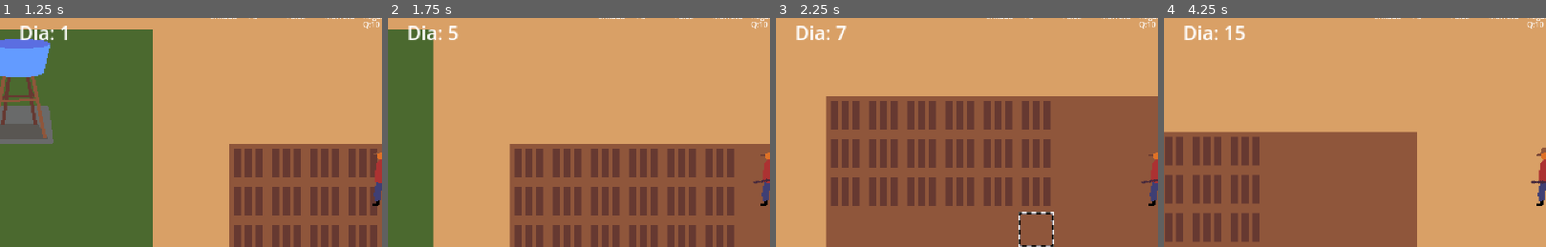
Above: before the commit, frames 1-4 (left to right).
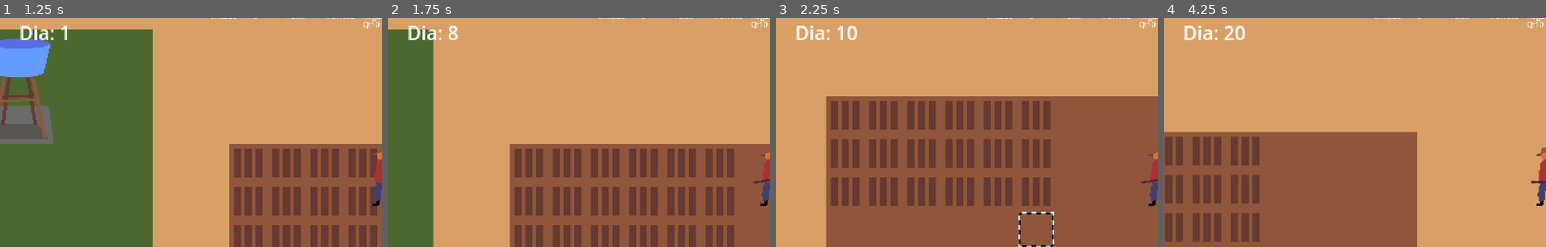
Above: after the commit, the same moments.

Repository: G4lds/HydroLife
Game: Godot game, scene res://raiz.tscn
Two runs of this game, one before a commit and one after it. Both use one fixed random seed, a clock stepped at 60 frames per second and the inputs below.
Inputs (mouse positions are % of the whole screen's width and height, from its top left):
- Up to frame 1 (1.25 s): click "Passar o dia" at 0.5 s
- Up to frame 2 (1.75 s): tap Enter (ui_accept) at 1.25, 1.52 s; move the mouse to (72, 45) at 1.27 s; hold D (Direita) from 1.28 s (still down); tap 0 (Item0) at 1.35 s; tap 1 (Item1) at 1.55 s
- Up to frame 3 (2.25 s): tap Enter (ui_accept) at 1.82 s; move the mouse to (30, 55) at 2.02 s; release D (Direita) at 2.03 s; hold S (Baixo) from 2.03 s (still down); tap 1 (Item1) at 2.1 s
- Up to frame 4 (4.25 s): tap Enter (ui_accept) at 2.27, 2.57, 3.77, 4.07 s; tap 2 (Item2) at 2.3, 2.85 s; move the mouse to (60, 28) at 2.77 s; release S (Baixo) at 2.78 s; hold D (Direita) 2.78-3.53 s; tap 3 (Item3) at 3.05, 3.6 s; move the mouse to (45, 70) at 3.52 s; hold W (Cima) from 3.53 s (still down); tap 4 (Item4) at 3.8 s
The pictures show only the part of the screen within x 0-50%, y 10-60%; the shares and areas given below are measured in that part.

Frame 1 is identical in both runs. In frame 2, less than 0.1% of the frame differs, in the area x 15-19%, y 3-10%; in frame 3, 0.2%, in the area x 15-22%, y 3-10%; in frame 4, 0.2%.

Commit message:
bugfixes

Diff:
--- a/Game/plantas.gd
+++ b/Game/plantas.gd
@@ -3,9 +3,9 @@
 var dead = []
 
 func remove_children(POS):
-	for i in range(0,get_child_count()):
-		if get_child(i).position == POS:
-			remove_child(get_child(i))
+	for Node in get_children():
+		if Node.position == POS:
+			remove_child(Node)
 
 func Morrer():
 	for i in range(0,len(dead)):
--- a/Game/player.gd
+++ b/Game/player.gd
@@ -66,7 +66,7 @@
 		use_tool(Tool)
 		print(Inventario)
 
-	if Input.is_action_just_pressed("ui_accept"):
+	if Input.is_action_pressed("ui_accept"):
 		RAIZ.Turno()
 
 
@@ -91,9 +91,12 @@
 		1:
 			RAIZ.change_tile(TOOL,RAIZ.get_tile($Mouse.global_position))
 		3:
+			var tipo = RAIZ.get_tile($Mouse.global_position).Baixo
 			if RAIZ.change_tile(TOOL,RAIZ.get_tile($Mouse.global_position)):
-				#Inventario[Sementes][Quantidade][RAIZ.get_tile($Mouse.global_position).Baixo.x] += 1
-				print(RAIZ.get_tile($Mouse.global_position).Baixo.x)
+				if tipo.y == 10:
+					Inventario[Sementes][Quantidade][16 - tipo.x] += 4
+				else:
+					Inventario[Sementes][Quantidade][16 - tipo.x] += 1
 		2:
 			if RAIZ.change_tile(TOOL,RAIZ.get_tile($Mouse.global_position)):
 				Inventario[Terra][Quantidade] += 1
@@ -121,7 +124,6 @@
 
 func change_tool(TOOL:int):
 	if Tool == TOOL and Tool == 6:
-		print(Inventario[Sementes][Tipo])
 		match Inventario[Sementes][Tipo]:
 			1,2,3,4,5,6,7:
 				Inventario[Sementes][Tipo] += 1
--- a/Game/raiz.gd
+++ b/Game/raiz.gd
@@ -64,10 +64,10 @@
 		6:
 			if [Vector2i(3,0),Vector2i(4,0)].has(QUEM.Solo) and QUEM.Baixo == Vector2i(-1,-1):
 				if TIPO > 4:
-					$Level/Tilemap/Baixo.set_cell(QUEM.Pos,0,Vector2i(15-TIPO,3))
+					$Level/Tilemap/Baixo.set_cell(QUEM.Pos,0,Vector2i(16-TIPO,3))
 					add_Planta(QUEM.Pos,TIPO)
 				elif QUEM.Alto == Vector2i(-1,-1):
-					$Level/Tilemap/Baixo.set_cell(QUEM.Pos,0,Vector2i(15-TIPO,3))
+					$Level/Tilemap/Baixo.set_cell(QUEM.Pos,0,Vector2i(16-TIPO,3))
 					add_Planta(QUEM.Pos,TIPO)
 				return true
 		2:
--- a/Game/raiz.tscn
+++ b/Game/raiz.tscn
@@ -349,6 +349,7 @@
 autowrap_mode = 0
 
 [node name="Button" type="Button" parent="Players/Player/Camera/hud"]
+layout_mode = 0
 offset_left = 529.0
 offset_top = 16.0
 offset_right = 630.0
Not shown, changed: Hidrolife.exe
Not shown, changed: Hidrolife.x86_64
